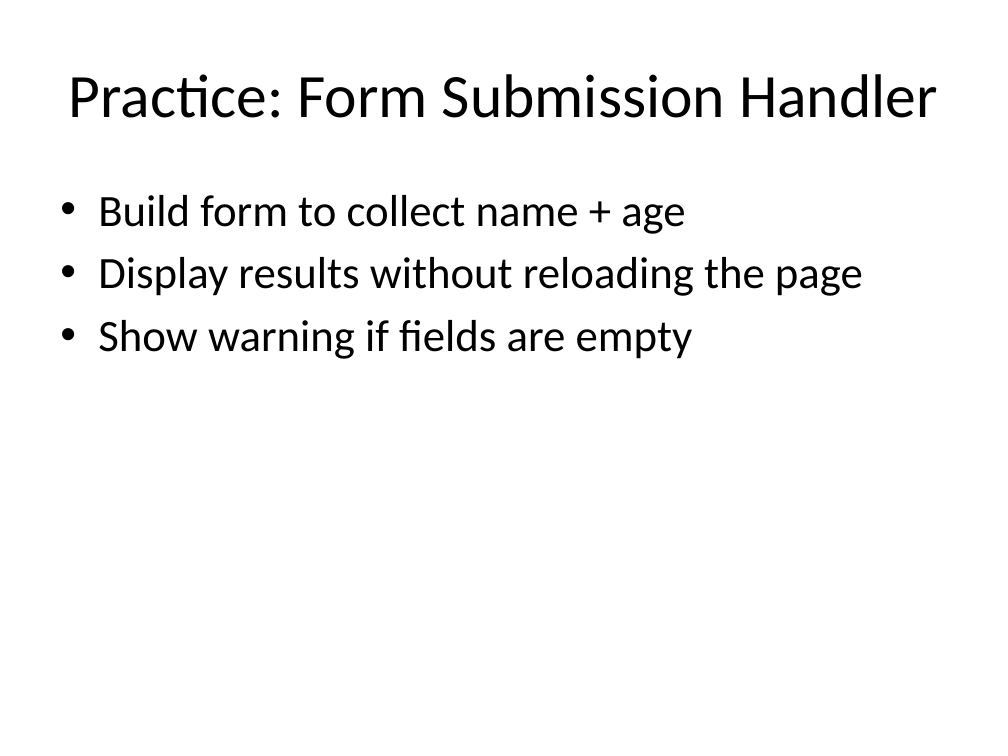
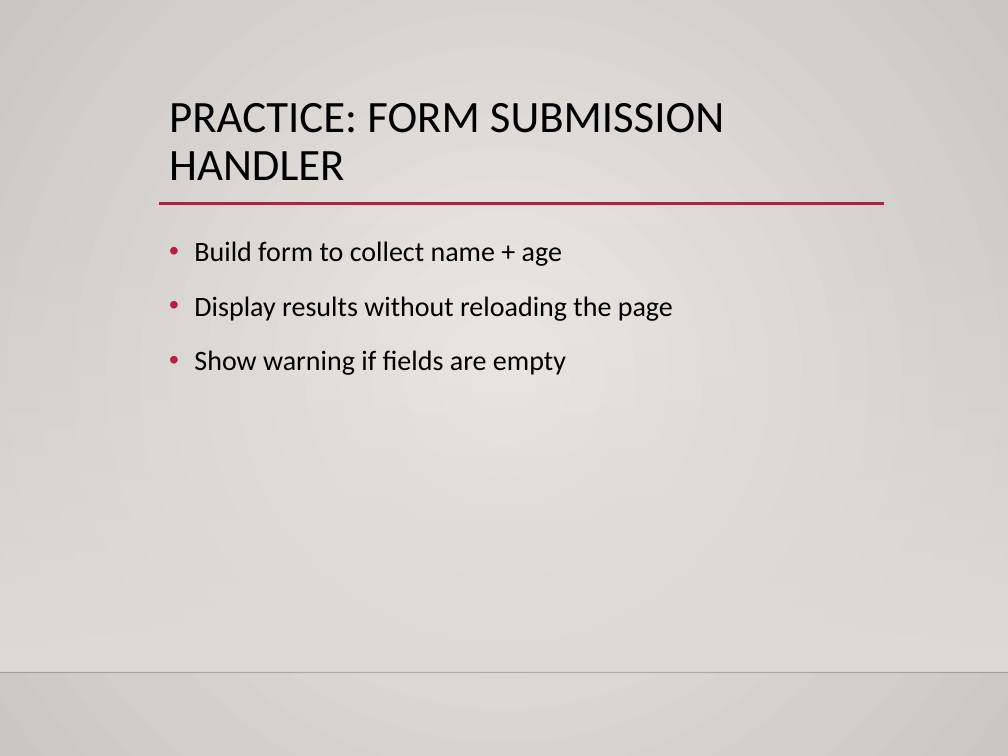
Before and after one commit to dtarvin/JavaScript-Class, a slide deck: slide 11 of slides for class/JS_Week4_Slides.pptx. Drawn at 1008x756 pixels with LibreOffice and Linux fonts; fonts in the diff are those of the drawing; background and template pictures are left out. Boxes give left, top, right and bottom in pixels: in the first picture for what was removed or moved away, otherwise in the second. Text is boxed around its words. In the diff, an @@ line names an element or a change of style, - is before the commit and + after.

Commit message:
formatting slides and editing slides

```diff
--- a/slides for class/JS_Week4_Slides.pptx
+++ b/slides for class/JS_Week4_Slides.pptx
@@ background #FFFFFF to gradient #ECEAE7 to #CAC7C1 @@
@@ title "PRACTICE: FORM SUBMISSION HANDLER" at box(169, 103, 724, 180): vertical alignment middle to top @@
@@ title at box(169, 103, 724, 180): text changed; size 44 to 32 pt @@
-Practice: Form Submission Handler
+PRACTICE: FORM SUBMISSION HANDLER
@@ line added from (159, 204) to (884, 204), #B71E42 2.5 pt @@
@@ rectangle added at box(0, 222, 1008, 671), fill gradient #DFDBD5 @@
@@ text "Build form to collect name ...": place and size @@
-text "Build form to collect name ..." at box(98, 195, 863, 359)
+text "Build form to collect name ..." at box(194, 241, 673, 375)
@@ text "Build form to collect name ..." at box(194, 241, 673, 375): size 32 to 20 pt; indent changed; line spacing 1 to 1.2; more space between paragraphs @@
@@ line added from (0, 672) to (1008, 672), #000001 1 pt @@
```
Also in this commit, not shown: 18 other slides changed, 28 other files.
